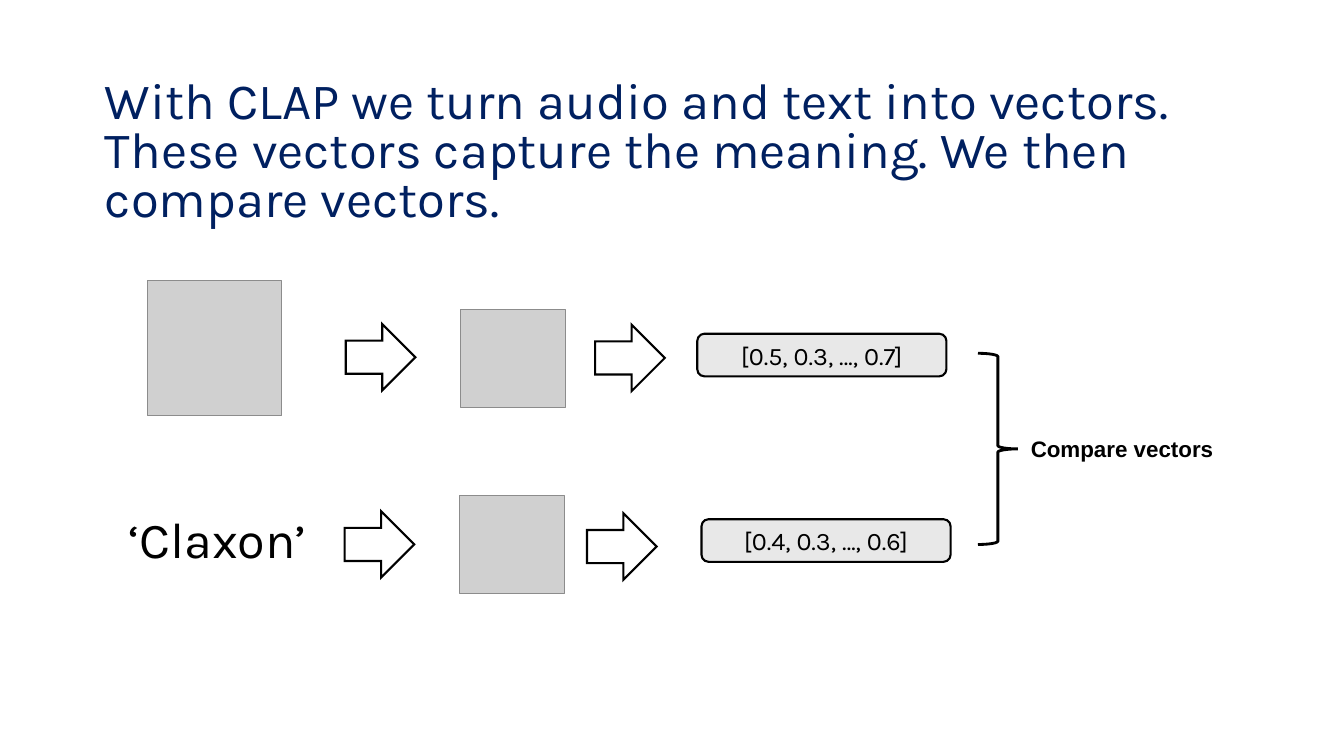
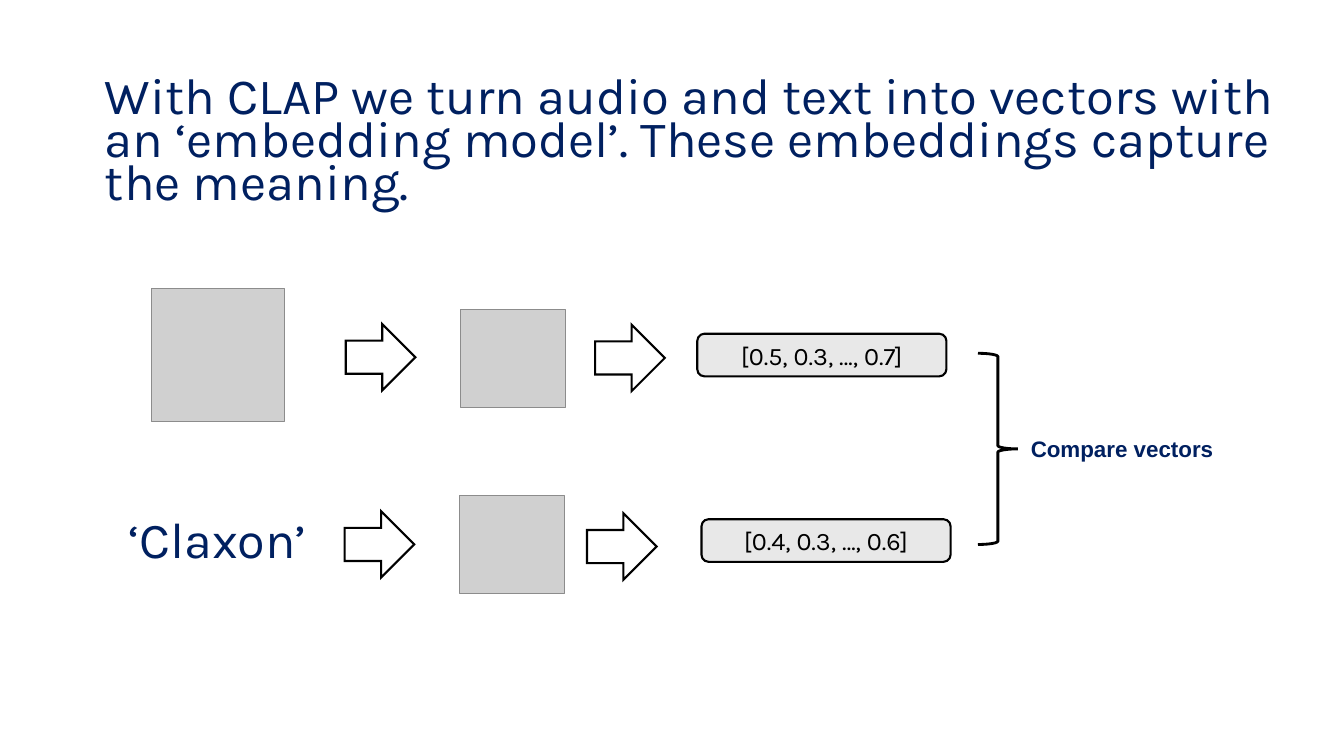
Before and after one commit to MichielBontenbal/run_CLAP, a slide deck: slide 4 of images/CLAP_preso.pptx (slide 3 before the commit). Drawn at 1344x756 pixels with LibreOffice and Linux fonts; fonts in the diff are those of the drawing; grey boxes stand for pictures. Boxes give left, top, right and bottom in pixels: in the first picture for what was removed or moved away, otherwise in the second. Text is boxed around its words. In the diff, an @@ line names an element or a change of style, - is before the commit and + after.

```diff
--- a/images/CLAP_preso.pptx
+++ b/images/CLAP_preso.pptx
@@ text at <box>105,79,1273,212</box>: text changed @@
-With CLAP we turn audio and text into vectors. These vectors capture the meaning. We then compare vectors.
+With CLAP we turn audio and text into vectors with an ‘embedding model’. These embeddings capture the meaning.
@@ picture: place and size @@
-picture at <box>147,281,282,416</box>
+picture at <box>151,288,284,421</box>
@@ text "Compare vectors" at <box>1031,441,1213,462</box>: text colour #000000 to #002060 @@
@@ text "‘Claxon’" at <box>129,523,307,559</box>: text colour #000000 to #002060 @@
```
Also in this commit, not shown: 4 other slides changed, 1 slide added, 1 other file.
